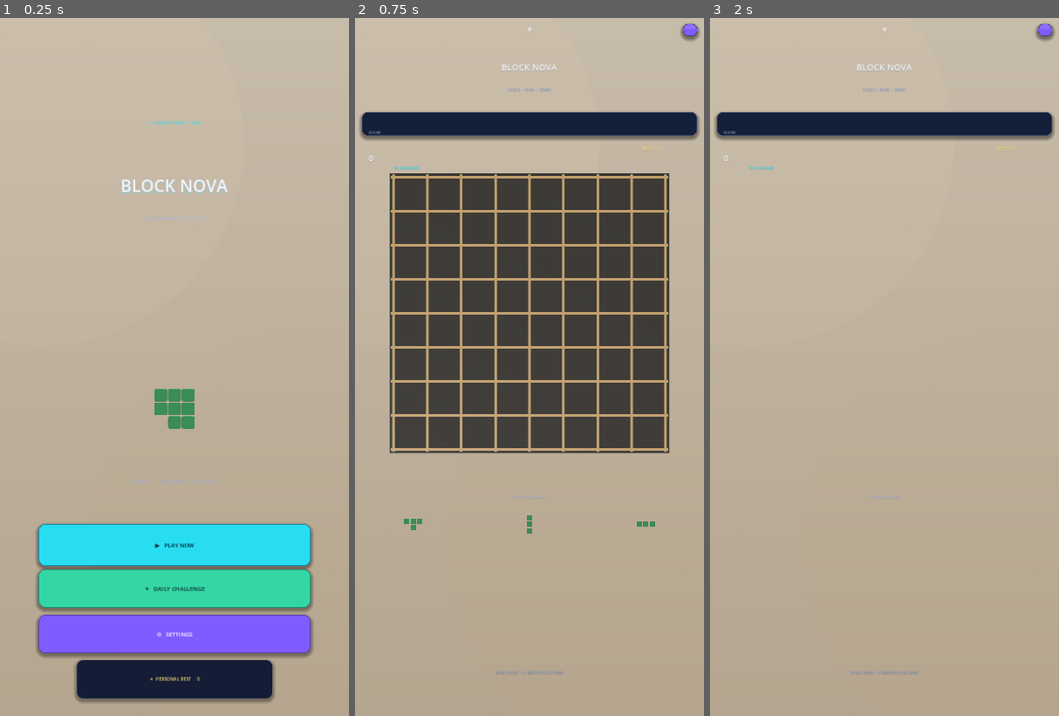
Above: before the commit, frames 1-3 (left to right).
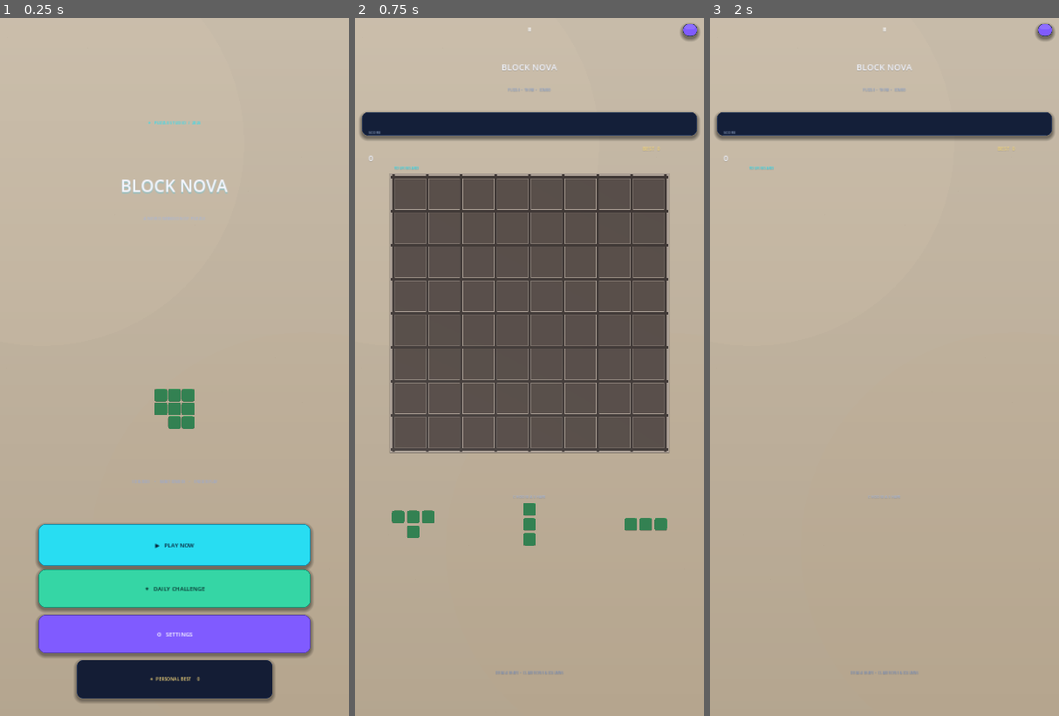
Above: after the commit, the same moments.

Repository: mahdialloui01-art/BlockNova
Game: Godot game, scene res://scenes/main.tscn
Same seed, same stepped clock (60 frames per second), same inputs: the game is played once before the commit and once after it.
Inputs (mouse positions are in pixels of both pictures, inside the frame that each line leads up to):
- Up to frame 1 (0.25 s): no input
- Up to frame 2 (0.75 s): click "▶ PLAY NOW" at 0.5 s
- Up to frame 3 (2 s): move the mouse to (961, 332) at 1.27 s; click (961, 332) at 1.42 s

The runs differ from the first frame. In frame 2, 32% of the frame differs, in the area x 10-90%, y 22-76%; in frame 3, nothing differs.

Commit message:
Scale emerald beveled tiles and match recessed cocoa board

Diff:
--- a/scripts/main_2_5d.gd
+++ b/scripts/main_2_5d.gd
@@ -227,15 +227,15 @@
     # Strong self-lit color prevents warm tiles from turning dull or dark after placement.
     material.emission_enabled = true
     material.emission = color
-    material.emission_energy_multiplier = 0.38
+    material.emission_energy_multiplier = 0.16
     material.cull_mode = BaseMaterial3D.CULL_DISABLED
-    material.roughness = 0.32
-    material.metallic = 0.0
-    material.metallic_specular = 0.38
+    material.roughness = 0.38
+    material.metallic = 0.015
+    material.metallic_specular = 0.46
     material.specular_mode = BaseMaterial3D.SPECULAR_SCHLICK_GGX
     material.clearcoat_enabled = true
-    material.clearcoat = 0.12
-    material.clearcoat_roughness = 0.30
+    material.clearcoat = 0.24
+    material.clearcoat_roughness = 0.24
     _material_cache[key] = material
     return material
 
@@ -341,17 +341,17 @@
     board_node.name = "OnePieceRecessed3DBoard"
     board_node.mesh = mesh
     var base_mat := StandardMaterial3D.new()
-    base_mat.albedo_color = Color("#F6B66B")
-    base_mat.roughness = 0.68
-    base_mat.metallic = 0.02
+    base_mat.albedo_color = Color("#8F8170")
+    base_mat.roughness = 0.78
+    base_mat.metallic = 0.0
     var floor_mat := StandardMaterial3D.new()
-    floor_mat.albedo_color = Color("#FFE2B5")
-    floor_mat.roughness = 0.42
+    floor_mat.albedo_color = Color("#453A32")
+    floor_mat.roughness = 0.88
     floor_mat.metallic = 0.0
     var wall_mat := StandardMaterial3D.new()
-    wall_mat.albedo_color = Color("#E99A52")
-    wall_mat.roughness = 0.38
-    wall_mat.metallic = 0.02
+    wall_mat.albedo_color = Color("#2D241F")
+    wall_mat.roughness = 0.72
+    wall_mat.metallic = 0.0
     _board_base_material = base_mat
     _board_floor_material = floor_mat
     _board_wall_material = wall_mat
@@ -364,30 +364,20 @@
     return board_node
 
 func _update_board_theme() -> void:
-    # Warm, saturated board finish that still follows the dominant tile color.
-    # A golden-cocoa bias makes the board feel vivid and welcoming without
-    # washing out the individual colors of the placed pieces.
-    var dominant: Color = _theme_color
-    var warm_tint: Color = dominant.lerp(Color("#FF9A45"), 0.38)
-    var deep_warm: Color = dominant.darkened(0.58).lerp(Color("#512719"), 0.42)
+    # Fixed cocoa-brown recessed cells and a muted taupe frame, as in the reference.
+    # Tile hue remains emerald; it no longer recolors the empty board.
     if _board_base_material != null:
-        _board_base_material.albedo_color = Color("#160D12").lerp(deep_warm, 0.48)
-        _board_base_material.emission_enabled = true
-        _board_base_material.emission = warm_tint.darkened(0.58)
-        _board_base_material.emission_energy_multiplier = 0.075
-        _board_base_material.roughness = 0.68
+        _board_base_material.albedo_color = Color("#8F8170")
+        _board_base_material.emission_enabled = false
+        _board_base_material.roughness = 0.78
     if _board_floor_material != null:
-        _board_floor_material.albedo_color = Color("#24151A").lerp(dominant.darkened(0.62).lerp(Color("#63351F"), 0.34), 0.42)
-        _board_floor_material.emission_enabled = true
-        _board_floor_material.emission = warm_tint.darkened(0.72)
-        _board_floor_material.emission_energy_multiplier = 0.025
-        _board_floor_material.roughness = 0.82
+        _board_floor_material.albedo_color = Color("#453A32")
+        _board_floor_material.emission_enabled = false
+        _board_floor_material.roughness = 0.88
     if _board_wall_material != null:
-        _board_wall_material.albedo_color = Color("#A95432").lerp(warm_tint.lightened(0.12), 0.46)
-        _board_wall_material.emission_enabled = true
-        _board_wall_material.emission = warm_tint.lightened(0.16)
-        _board_wall_material.emission_energy_multiplier = 0.22
-        _board_wall_material.roughness = 0.48
+        _board_wall_material.albedo_color = Color("#2D241F")
+        _board_wall_material.emission_enabled = false
+        _board_wall_material.roughness = 0.72
 
 func _update_drag_preview(ghost_origin: Vector2i) -> void:
     if _viewport == null or _models_root == null or selected < 0 or selected >= pieces.size():
@@ -397,7 +387,7 @@
     var valid := _can_place(pieces[selected], ghost_origin)
     var preview_color: Color = piece_colors[selected] if valid else Color("#FF536B")
     var world_per_pixel := 40.0 / float(maxi(1, _viewport.size.y))
-    var block_world := cell * world_per_pixel * 0.78 * 0.90
+    var block_world := cell * world_per_pixel * 0.93 * 0.90
     # Keep the snapped placement target, but carry the preview continuously
     # under the finger between cell centers (1:1 sub-cell movement).
     var finger_cell_center := board_origin + Vector2(
@@ -545,7 +535,7 @@
             minp.y = mini(minp.y, c.y)
             maxp.x = maxi(maxp.x, c.x)
             maxp.y = maxi(maxp.y, c.y)
-        var unit := minf(20.0, 66.0 / float(maxi(maxp.x - minp.x + 1, maxp.y - minp.y + 1)))
+        var unit := minf(cell * 0.44, 140.0 / float(maxi(maxp.x - minp.x + 1, maxp.y - minp.y + 1)))
         var center := Vector2(w * (float(i) + 0.5) / 3.0, tray_y + 55)
         var origin := center - Vector2((maxp.x - minp.x + 1) * unit, (maxp.y - minp.y + 1) * unit) * 0.5
         for c in shape:
